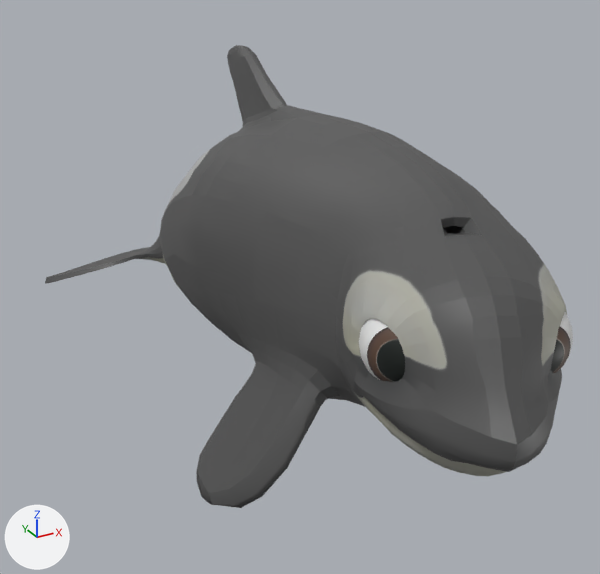
What one commit did to the FBX model FBXFiles/scarlet_point_behind.fbx.
Both versions are drawn from a camera (50 mm lens) standing at (-1.22, -2.42, 1.38) and looking at (0.07, -0.07, 0.2). The lights are fixed; the arrows at lower left show +X, +Y and +Z. Both versions are drawn at frame 6 of the action 'Take 001'; the numbers are the values there.

In view in the first picture: 'luna:left_eye_geo', 'luna:luna_geo', 'luna:right_eye_geo'.
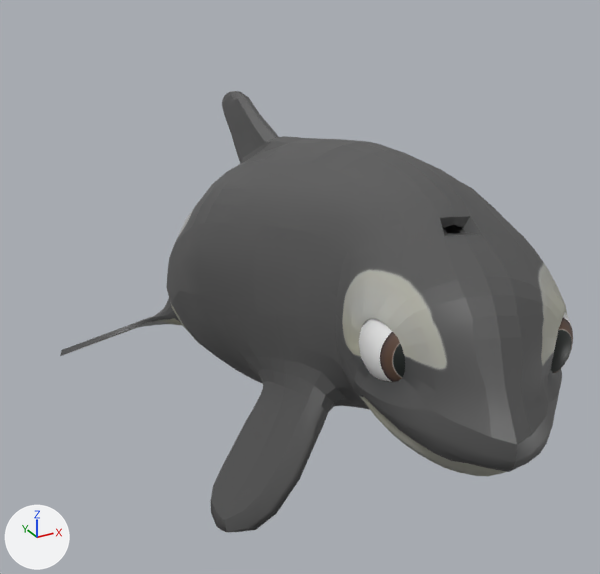
The change in detail:
Bone 'luna:center_root_bind_joint' (bone_luna_center_root_bind_joint) turns from (0, 0, -2) to (0, 0, -11) degrees about its own x, y and z.
Bone 'luna:center_neck_bind_joint' (bone_luna_center_neck_bind_joint) turns from (0, -11, 2) to (0, -11, 11) degrees about its own x, y and z.
Bone 'luna:left_eye_bind_joint' (bone_luna_left_eye_bind_joint) turns from (0, 3, 4) to (4, 24, 9) degrees about its own x, y and z.
Bone 'luna:right_eye_bind_joint' (bone_luna_right_eye_bind_joint) turns from (-2, 19, -5) to (0, -2, 0) degrees about its own x, y and z.

Boxes [x1, y1, x2, y2] around the edits, measured in the pictures (600 x 574 px):
'luna:luna_geo', posed
    before: [45, 45, 567, 508]
    after: [60, 91, 567, 532]
'luna:left_eye_geo', posed
    before: [551, 312, 573, 373]
    after: [551, 313, 573, 373]
bone 'luna:center_root_bind_joint', root to tip
    before: (411, 295) to (417, 181)
    after: (411, 295) to (406, 178)
bone 'luna:left_eye_bind_joint', root to tip
    before: (524, 336) to (528, 294)
    after: (524, 336) to (524, 293)
bone 'luna:right_eye_bind_joint', root to tip
    before: (405, 342) to (403, 381)
    after: (405, 342) to (403, 383)
